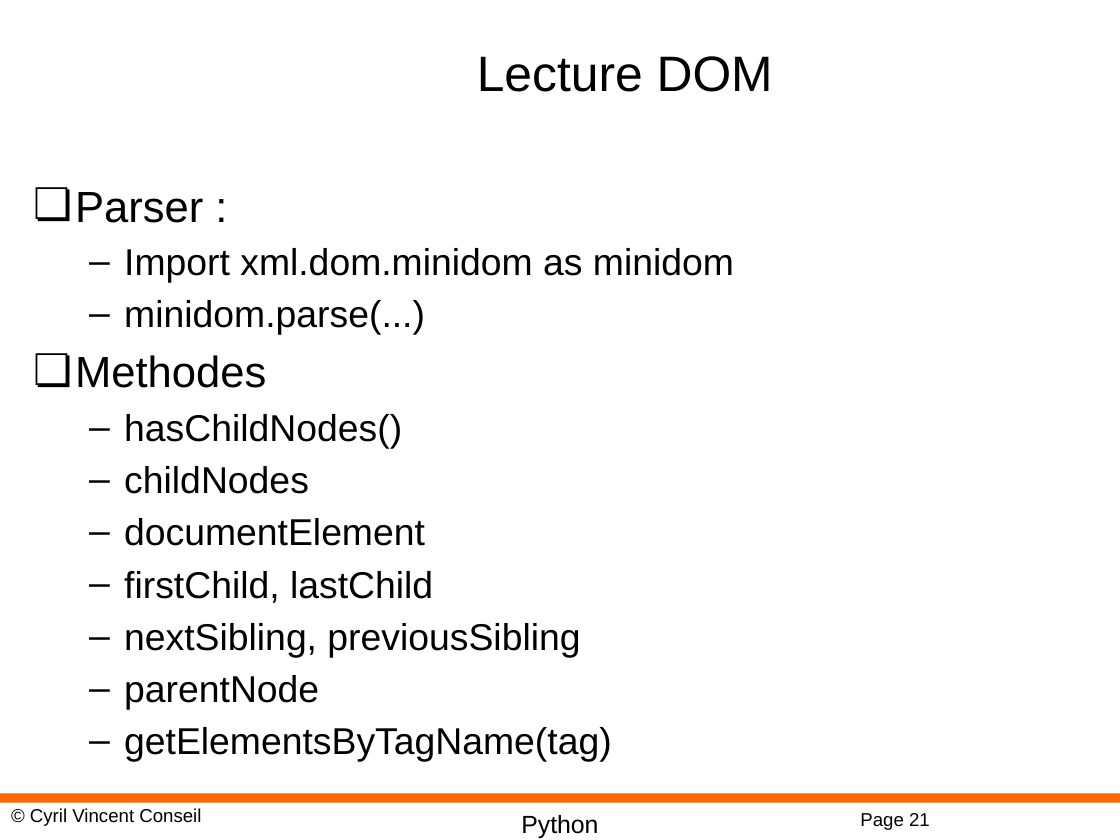
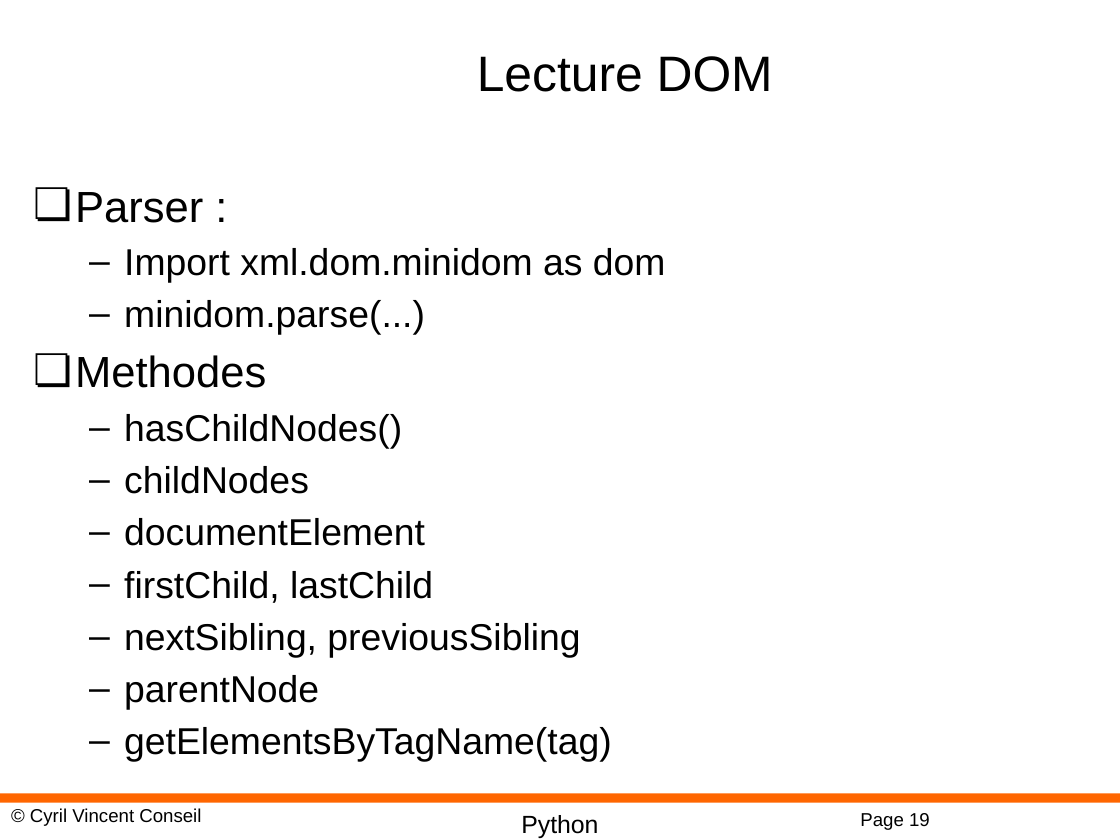
Before and after one commit to cyrilvincent/python-advanced, a slide deck: slide 19 of PPT/Python11-Sys.pptx (slide 21 before the commit). Drawn at 1120x840 pixels with LibreOffice and Linux fonts; fonts in the diff are those of the drawing; background and template pictures are left out. Boxes give left, top, right and bottom in pixels: in the first picture for what was removed or moved away, otherwise in the second. Text is boxed around its words. In the diff, an @@ line names an element or a change of style, - is before the commit and + after.

```diff
--- a/PPT/Python11-Sys.pptx
+++ b/PPT/Python11-Sys.pptx
@@ text at box(124, 248, 666, 283): text changed @@
-  – Import xml.dom.minidom as minidom
+  – Import xml.dom.minidom as dom
@@ page number at box(860, 813, 930, 830): text changed @@
-Page 21
+Page 19
```
Also in this commit, not shown: 3 slides removed, 6 other files.
